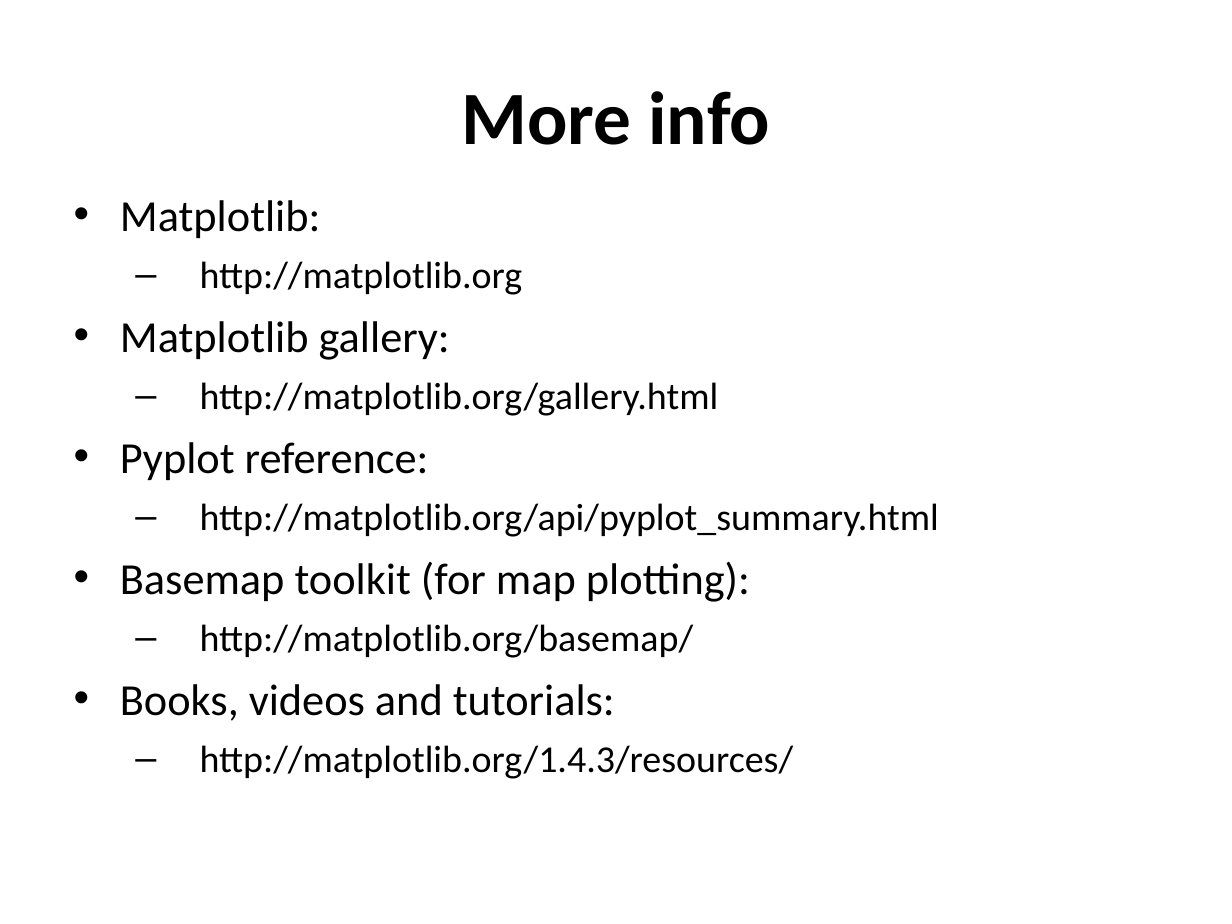
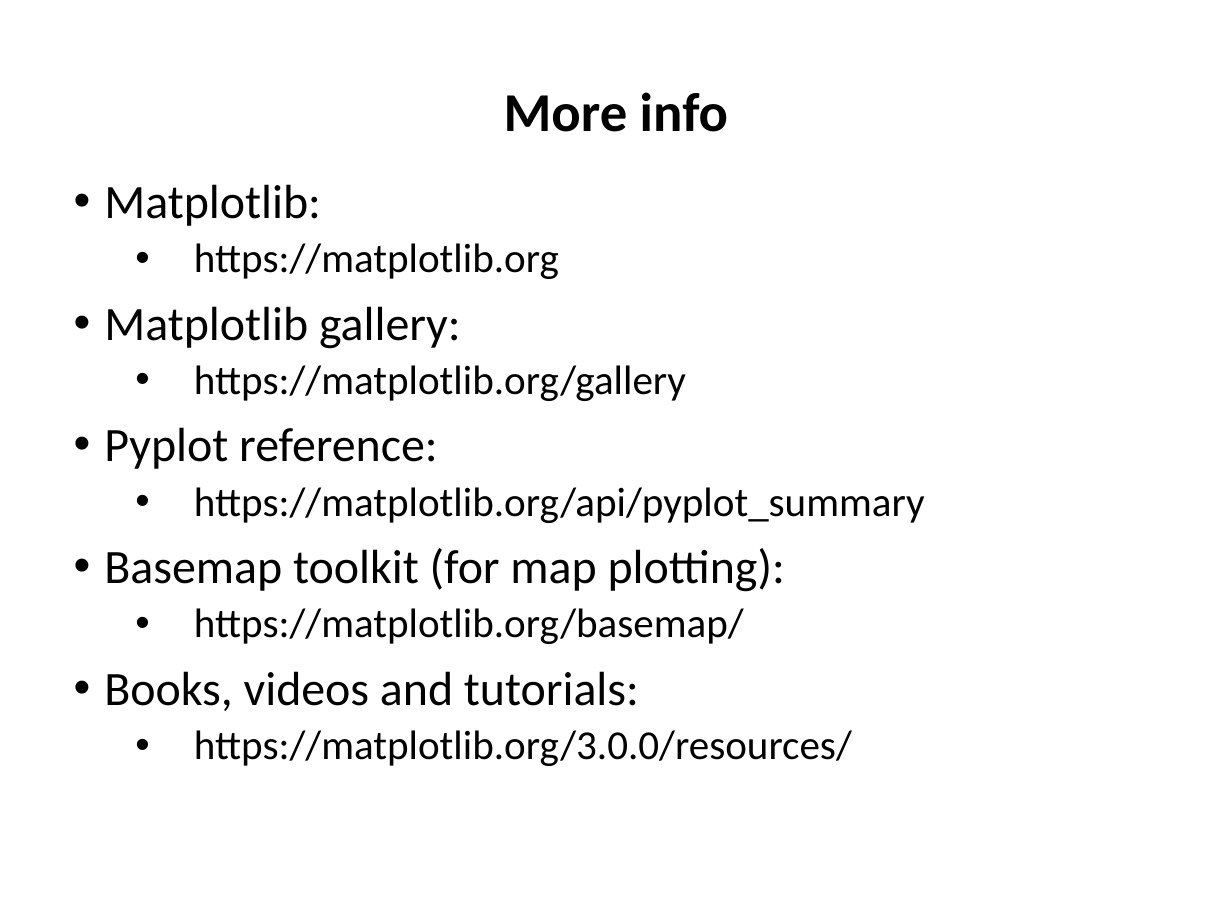
Before and after one commit to ncasuk/ncas-isc, a slide deck: slide 39 of python/presentations/visualisation/matplotlib_and_basemap.ppt (slide 41 before the commit). Drawn at 1232x924 pixels with LibreOffice and Linux fonts; fonts in the diff are those of the drawing; background and template pictures are left out. Boxes give left, top, right and bottom in pixels: in the first picture for what was removed or moved away, otherwise in the second. Text is boxed around its words. In the diff, an @@ line names an element or a change of style, - is before the commit and + after.

Commit message:
Added conda env file, added reference to f-strings in python basics and finished visualisation presentation, started editing visualisation exercises

```diff
--- a/python/presentations/visualisation/matplotlib_and_basemap.ppt
+++ b/python/presentations/visualisation/matplotlib_and_basemap.ppt
@@ title "More info" at (504,92,728,132): size 44 to 32 pt; line spacing 1 to 0.9 @@
@@ text "Matplotlib:": place and size @@
-text "Matplotlib:" at (120,200,939,779)
+text "Matplotlib:" at (104,184,925,766)
@@ text at (104,184,785,711): size 25.9 to 28 pt in "Matplotlib:", "Matplotlib gallery:", "Pyplot reference:", "Basemap toolkit (for map plotting):" and 1 more places; indent changed; line spacing 1 to 0.9; more space between paragraphs @@
@@ text at (194,243,559,279): text changed; size 22.2 to 24 pt @@
-  – http://matplotlib.org
+  • https://matplotlib.org
@@ text at (194,365,686,401): text changed; size 22.2 to 24 pt @@
-  – http://matplotlib.org/gallery.html
+  • https://matplotlib.org/gallery
@@ text at (194,487,925,523): text changed; size 22.2 to 24 pt @@
-  – http://matplotlib.org/api/pyplot_summary.html
+  • https://matplotlib.org/api/pyplot_summary
@@ text at (194,608,744,644): text changed; size 22.2 to 24 pt @@
-  – http://matplotlib.org/basemap/
+  • https://matplotlib.org/basemap/
@@ text at (194,730,852,766): text changed; size 22.2 to 24 pt @@
-  – http://matplotlib.org/1.4.3/resources/
+  • https://matplotlib.org/3.0.0/resources/
```
Also in this commit, not shown: 38 other slides changed, 2 slides removed, 3 other files.
